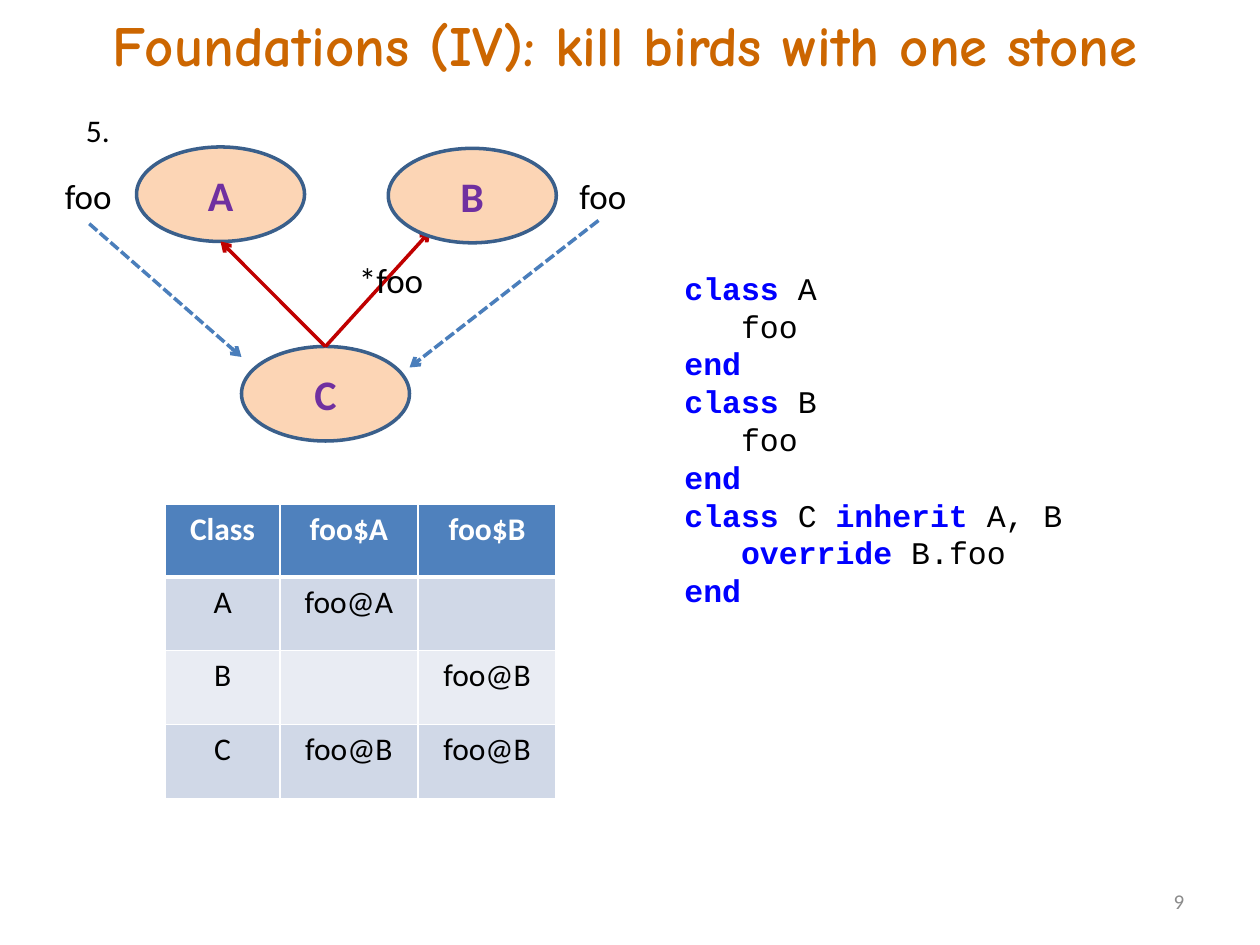
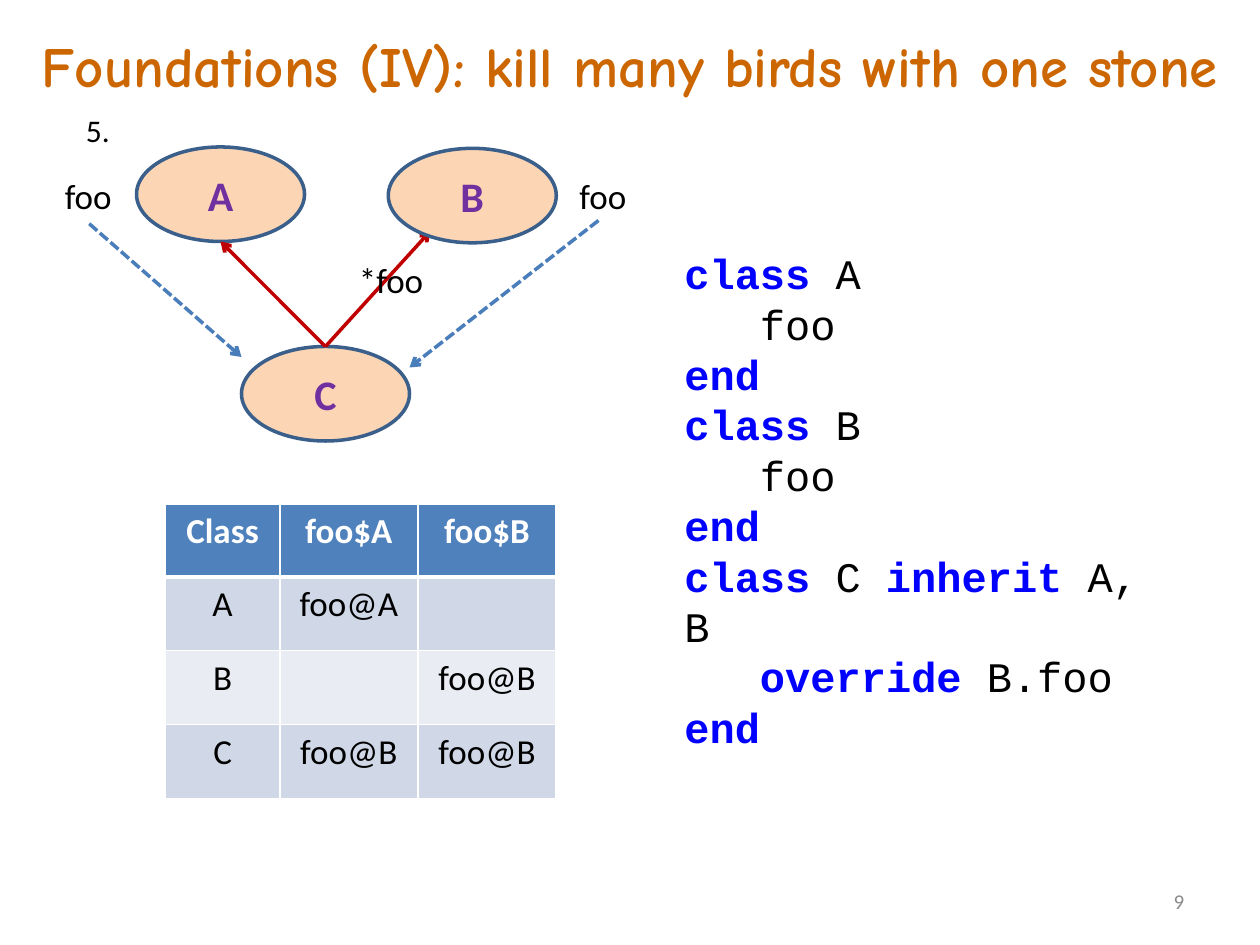
Before and after one commit to akanatov/SLang-, a slide deck: slide 9 of Docs/Incidence matrix and OOP.pptx. Drawn at 1260x945 pixels with LibreOffice and Linux fonts; fonts in the diff are those of the drawing. Boxes give left, top, right and bottom in pixels: in the first picture for what was removed or moved away, otherwise in the second. Text is boxed around its words. In the diff, an @@ line names an element or a change of style, - is before the commit and + after.

```diff
--- a/Docs/Incidence matrix and OOP.pptx
+++ b/Docs/Incidence matrix and OOP.pptx
@@ title at [42,44,1217,98]: text changed @@
-Foundations (IV): kill birds with one stone
+Foundations (IV): kill many birds with one stone
@@ text "class A": place and size @@
-text "class A" at [684,277,1062,603]
+text "class A" at [684,259,1138,744]
@@ text "class A" at [684,259,1138,744]: size 18 to 24 pt @@
@@ table at [165,504,557,799] @@
@@ size 18 to 20 pt @@
```
Also in this commit, not shown: 4 other slides changed, 7 slides added.
